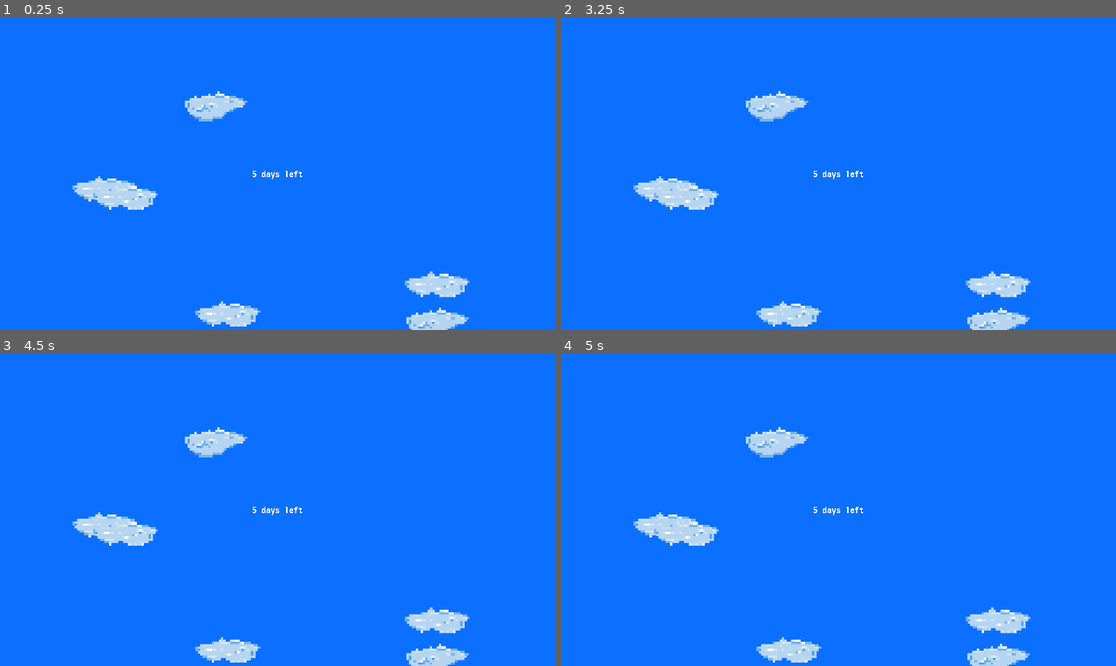
Above: before the commit, frames 1-4 (two rows, left to right).
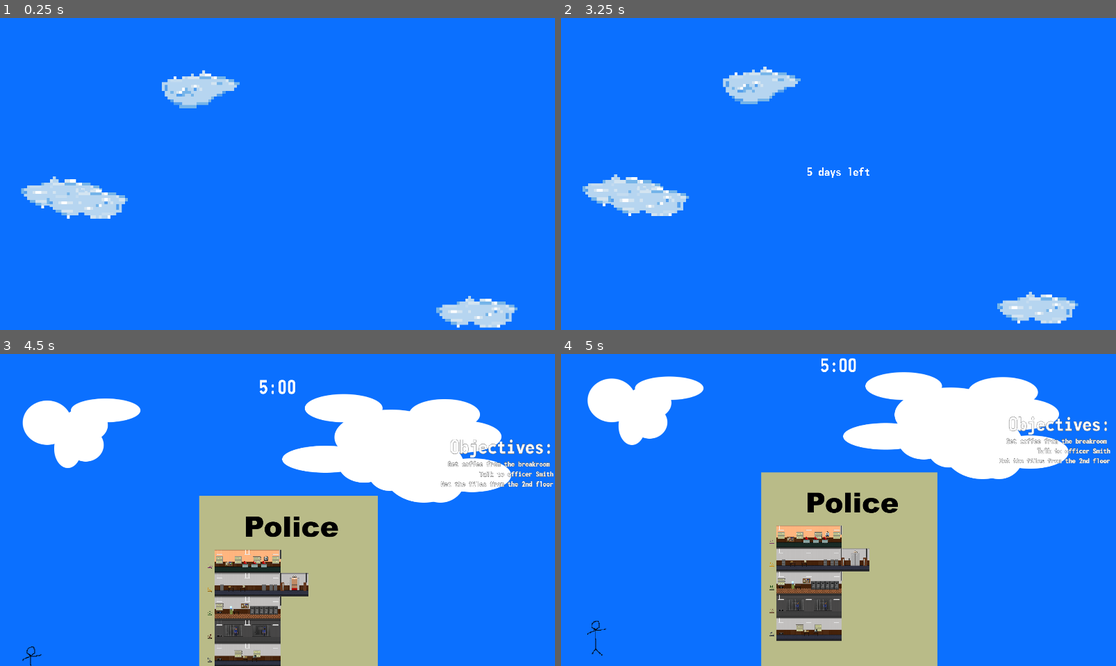
Above: after the commit, the same moments.

Repository: yimmit303/WGJ-149
Game: Godot game, scene res://Scenes/Level/Level.tscn
Same seed, same stepped clock (60 frames per second), same inputs: the game is played once before the commit and once after it. The project has no main scene, so this scene is started directly.
Inputs:
- Up to frame 1 (0.25 s): no input
- Up to frame 2 (3.25 s): tap Enter at 0.5, 2 s; hold Shift (sprint) 0.53-1.28 s; hold D (move_right) 0.53-2.03 s; tap Space at 1.25, 2.75 s; tap Shift (sprint) at 1.35, 2.85 s; hold A (move_left) 2.03-2.78 s; hold Shift (sprint) 2.03-2.78 s; hold D (move_right) from 2.78 s (still down)
- Up to frame 3 (4.5 s): hold Shift (sprint) 3.53-4.28 s; release D (move_right) at 4.28 s; hold A (move_left) from 4.28 s (still down); tap Shift (sprint) at 4.35 s
- Up to frame 4 (5 s): keep holding A (move_left)

The runs differ from the first frame. In frame 1, 6.2% of the frame differs, in the area x 3-94%, y 16-100%; in frame 2, 6.4%; in frame 3, 33%; in frame 4, 35%, in the area x 4-99%, y 1-100%.

Commit message:
Fancy camera panning

Diff:
--- a/Scenes/Level/Level.gd
+++ b/Scenes/Level/Level.gd
@@ -10,29 +10,31 @@
 # Called when the node enters the scene tree for the first time.
 func _ready():
 	$Camera.position = Vector2(960, -540)
-#	$Camera.zoom = Vector2(.25,.25)
+	$Camera.zoom = Vector2(.8, .8)
+	# TODO
+	$LevelTween.interpolate_property(	get_node("ParallaxBackground/BGParallax/SkyPlaceholder/DayCounter"), "modulate",
+										Color(1,1,1,0), Color(1,1,1,1), 3.0, Tween.TRANS_EXPO)
+	$LevelTween.interpolate_property(	get_node("ParallaxBackground/BGParallax/SkyPlaceholder/DayCounter"), "percent_visible",
+										0, 1, 3.0, Tween.TRANS_LINEAR)
+	$LevelTween.start()
+	yield($LevelTween, "tween_all_completed")
+	start_camera()
 
 
 func _process(delta):
-	wait_a_sec -= delta
-	if wait_a_sec <= 0 and !animated:
-		animated = true
-		animate_camera()
-		yield($LevelTween, "tween_all_completed")
-		self.emit_signal("camera_finsished")
+	pass
 
 func start_camera():
-	animate_camera()
+	pan_camera()
 	yield($LevelTween, "tween_all_completed")
 	self.emit_signal("camera_finsished")
 
-func animate_camera():
+func pan_camera():
 	var animation_time = 2.0
+	var tween_type = Tween.TRANS_CUBIC
+	var ease_type = Tween.EASE_IN_OUT
 	$LevelTween.interpolate_property(	$Camera, "position", $Camera.position, Vector2(960, 540),
-										animation_time, Tween.TRANS_LINEAR, Tween.EASE_IN)
-#	$LevelTween.interpolate_property(	$Camera, "zoom", $Camera.zoom, Vector2(1,1),
-#										animation_time, Tween.TRANS_BACK, Tween.EASE_OUT)
+										animation_time, tween_type, ease_type)
+	$LevelTween.interpolate_property(	$Camera, "zoom", $Camera.zoom, Vector2(1,1),
+										animation_time, tween_type, ease_type)
 	$LevelTween.start()
-# Called every frame. 'delta' is the elapsed time since the previous frame.
-#func _process(delta):
-#	pass
--- a/Scenes/Level/Level.tscn
+++ b/Scenes/Level/Level.tscn
@@ -9,6 +9,7 @@
 [ext_resource path="res://Scenes/Level/SkyPlaceholder.png" type="Texture" id=7]
 [ext_resource path="res://Scenes/Station/Environment/Cloud_3.png" type="Texture" id=8]
 [ext_resource path="res://Scenes/Station/Environment/Cloud_2.png" type="Texture" id=9]
+[ext_resource path="res://Scenes/Station/Station_Mockup.tscn" type="PackedScene" id=10]
 
 [sub_resource type="DynamicFont" id=5]
 size = 32
@@ -65,6 +66,11 @@
 texture = ExtResource( 6 )
 centered = false
 
+[node name="NPC" type="Node2D" parent="ParallaxBackground/BGParallax"]
+
+[node name="Node2D" parent="ParallaxBackground/BGParallax" instance=ExtResource( 10 )]
+position = Vector2( 745.874, 977.312 )
+
 [node name="ParallaxLayer1" type="ParallaxLayer" parent="ParallaxBackground"]
 motion_scale = Vector2( 1, 1.1 )
 
Not shown: 1 places in Scenes/Level/Level.tscn that only renumber resources
